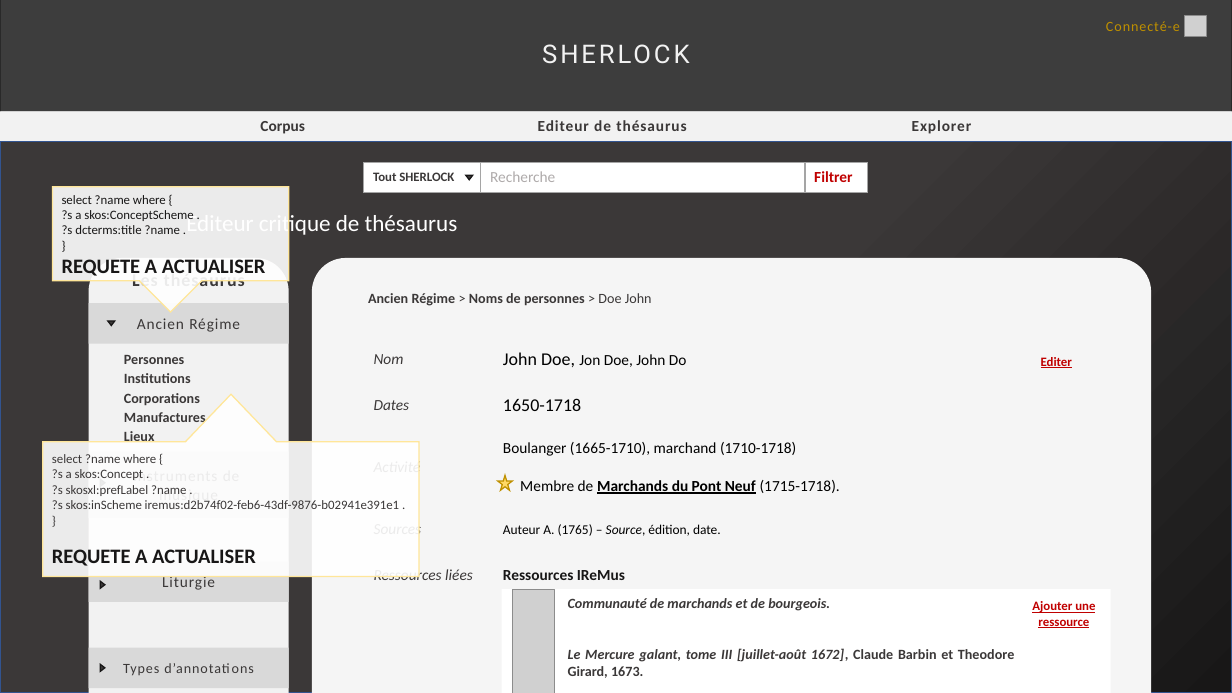
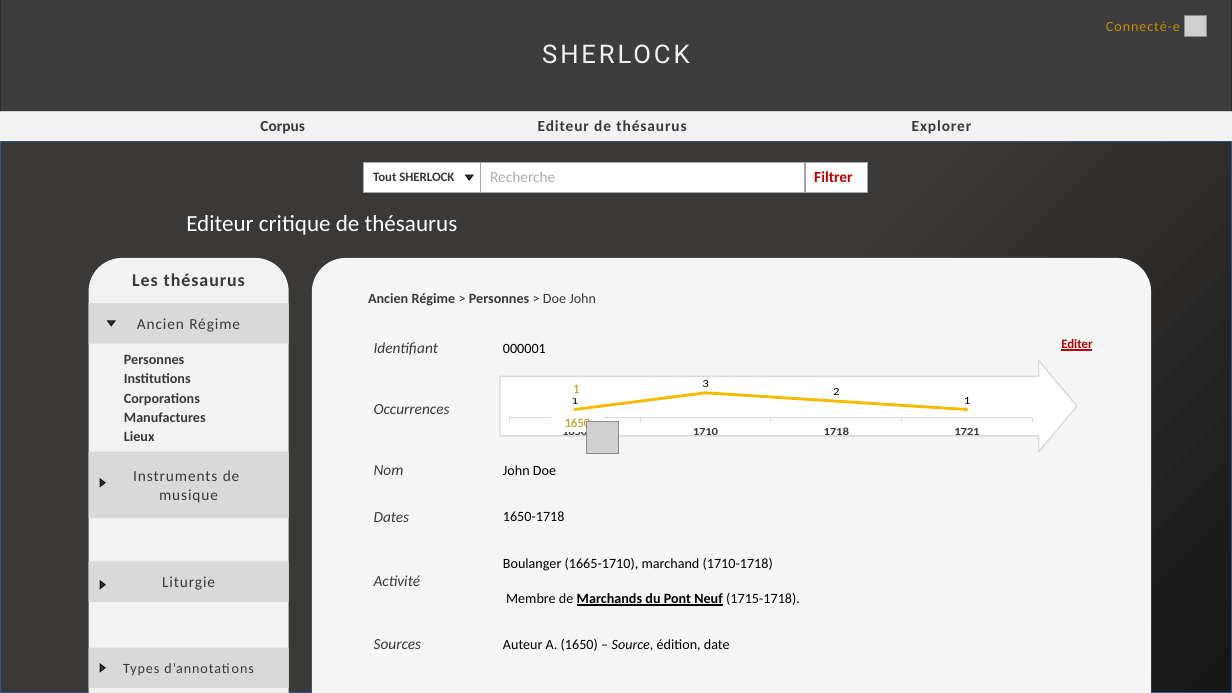
Before and after one commit to Amleth/SHERLOCK, a slide deck: slide 7 of modélisation/mercure-galant-thésaurus-ancien-régime/Ecrans.pptx. Drawn at 1232x693 pixels with LibreOffice and Linux fonts; fonts in the diff are those of the drawing; grey boxes stand for pictures. Boxes give left, top, right and bottom in pixels: in the first picture for what was removed or moved away, otherwise in the second. Text is boxed around its words. In the diff, an @@ line names an element or a change of style, - is before the commit and + after.

```diff
--- a/modélisation/mercure-galant-thésaurus-ancien-régime/Ecrans.pptx
+++ b/modélisation/mercure-galant-thésaurus-ancien-régime/Ecrans.pptx
@@ down arrow callout removed at box(53, 187, 289, 312) @@
-select ?name where {
-?s a skos:ConceptScheme .
-?s dcterms:title ?name .
-}
-REQUETE A ACTUALISER
@@ text at box(368, 293, 596, 306): text changed @@
-Ancien Régime > Noms de personnes > Doe John
+Ancien Régime > Personnes > Doe John
@@ table at box(360, 314, 1111, 693) @@
-row 1: Nom | John Doe, Jon Doe, John Do
+row 1: Identifiant | 000001
+row 2: Occurrences | 
+row 3: Nom | John Doe
-row 4: Sources | Auteur A. (1765) – Source, édition, date.
-row 5: Ressources liées | Ressources IReMus
+row 6: Sources | Auteur A. (1650) – Source, édition, date
-row 7:  | 
@@ table: place and size @@
-table at box(360, 325, 1111, 679)
+table at box(360, 314, 1111, 693)
@@ text "Editer" rewrapped from box(1041, 357, 1072, 368) to box(1061, 337, 1092, 352) @@
@@ line chart added at box(498, 378, 1043, 439) @@
+categories: 1650, 1710, 1718, 1721
+Series 1: 1, 3, 2, 1
@@ right arrow added at box(500, 360, 1077, 451), fill #FFFFFF, outline #D9D9D9 1 pt @@
@@ rounded rectangle added at box(551, 379, 603, 397), fill #FFFFFF, 10 pt, text #BF9000 @@
+1
@@ up arrow callout removed at box(43, 395, 419, 577) @@
-select ?name where {
-?s a skos:Concept .
-?s skosxl:prefLabel ?name .
-?s skos:inScheme iremus:d2b74f02-feb6-43df-9876-b02941e391e1 .
-}
-REQUETE A ACTUALISER
@@ rounded rectangle added at box(552, 413, 604, 432), fill #FFFFFF, 10 pt, text #BF9000 @@
+1650
@@ picture added at box(587, 421, 618, 453) @@
@@ star removed at box(498, 475, 513, 490) @@
@@ rectangle removed at box(502, 590, 1111, 693) @@
@@ picture removed at box(512, 590, 555, 693) @@
@@ text removed at box(568, 598, 1014, 678) @@
-Communauté de marchands et de bourgeois.
-Le Mercure galant, tome III [juillet-août 1672], Claude Barbin et Theodore Girard, 1673.
@@ rounded rectangle removed at box(1015, 601, 1113, 626) @@
-Ajouter une ressource
```
Also in this commit, not shown: 4 other slides changed.
